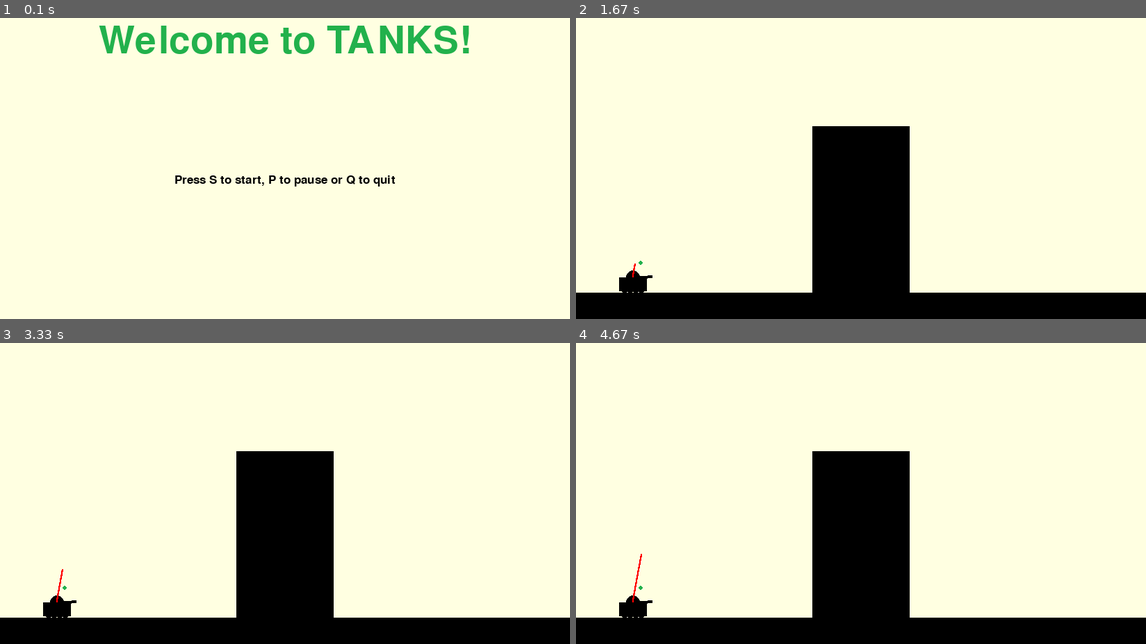
Above: before the commit, frames 1-4 (two rows, left to right).
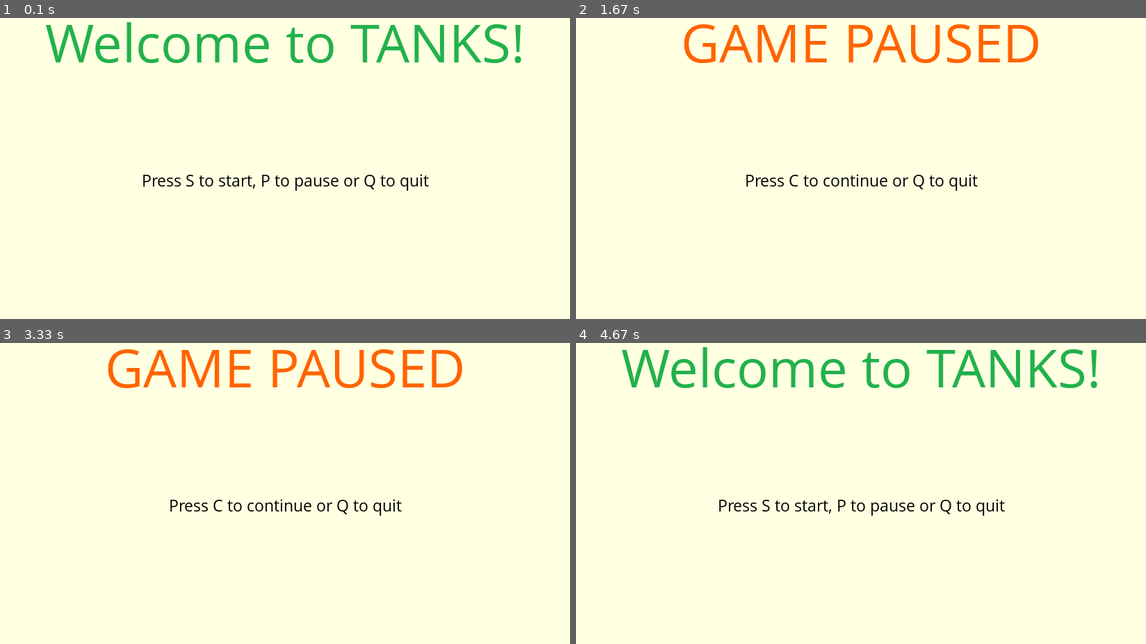
Above: after the commit, the same moments.

Repository: Zappp/PJPII
Game: pygame game, started from Pygame game/Game.py
Same seed, same stepped clock (60 frames per second), same inputs: the game is played once before the commit and once after it.
Inputs:
- Up to frame 1 (0.1 s): no input
- Up to frame 2 (1.67 s): tap S at 0.33 s; tap Space at 0.67 s; hold P 1-1.47 s; tap C at 1.5 s
- Up to frame 3 (3.33 s): hold Up 2.33-2.8 s; hold P 2.83-3.3 s
- Up to frame 4 (4.67 s): tap B at 3.33, 4.5 s; tap S at 3.67 s

The runs differ from the first frame. In frame 1, 5.4% of the frame differs, in the area x 8-92%, y 1-58%; in frame 2, 21%; in frame 3, 21%; in frame 4, 22%, in the area x 0-100%, y 1-100%.

Commit message:
Update Game.py
turret logic succesfully upgraded

Diff:
--- a/Pygame game/Game.py
+++ b/Pygame game/Game.py
@@ -1,5 +1,6 @@
 import pygame
 import math
+import random
 
 pygame.init()
 
@@ -17,17 +18,19 @@
 red = (255, 0, 0)
 green = (34, 177, 76)
 orange = (255, 100, 0)
+rand_colour = (random.randrange(0,256), random.randrange(0,256), random.randrange(0,256))
 
 # font types
-smallfont = pygame.font.SysFont("comicsansm", 25)
-medfont = pygame.font.SysFont("comicsansm", 50)
-largefont = pygame.font.SysFont("comicsansm", 80)
+smallfont = pygame.font.SysFont("comicsansms", 25)
+medfont = pygame.font.SysFont("comicsansms", 50)
+largefont = pygame.font.SysFont("comicsansms", 80)
 
 # tank data
 tank_hight = 20
 tank_width = 40
 wheel_radius = 4
 turret_width = 4
+
 
 # obstacles
 wall_thickness = 140
@@ -79,40 +82,39 @@
                     quit()
 
 
-def tank(x, y, TurrPos):
-    possibleTurrets = [(x + 27, y - 2),
-                       (x + 26, y - 5),
-                       (x + 25, y - 8),
-                       (x + 23, y - 12),
-                       (x + 20, y - 14),
-                       (x + 18, y - 15),
-                       (x + 15, y - 17),
-                       (x + 13, y - 19),
-                       (x + 11, y - 21)
-                       ]
-
-    pygame.draw.circle(gameDisplay, black, (x, y), int(tank_hight / 2))
-    pygame.draw.rect(gameDisplay, black, (int(x - (tank_width / 2)), y, tank_width, tank_hight))
-    pygame.draw.line(gameDisplay, black, (x, y), possibleTurrets[TurrPos], turret_width)
+def tank(x, y):
+    pygame.draw.circle(gameDisplay, rand_colour, (x, y), int(tank_hight / 2))
+    pygame.draw.rect(gameDisplay, rand_colour, (int(x - (tank_width / 2)), y, tank_width, tank_hight))
     for i in range(1, int(tank_width / (2 * wheel_radius))):
-        pygame.draw.circle(gameDisplay, black, (int((x - (tank_width / 2)) + 2 * wheel_radius * i), y + tank_hight),
+        pygame.draw.circle(gameDisplay, rand_colour, (int((x - (tank_width / 2)) + 2 * wheel_radius * i), y + tank_hight),
                            wheel_radius)
 
-    pygame.draw.circle(gameDisplay, green, possibleTurrets[8], 3)
     pygame.display.update()
 
 
-def fire(posTurr_x, posTurr_y):
-    x0 = posTurr_x
-    y0 = posTurr_y
+def turret_position(x, y, beta):
+    alfa = (beta / 180) * math.pi
+    L = 25
+    Lx = L * math.cos(alfa)
+    Ly = L * math.sin(alfa)
+    x1 = Lx + x
+    y1 = y - Ly
+
+    pygame.draw.line(gameDisplay, black, (x, y), (x1, y1), 5)
+    pygame.display.update()
+
+    return x1, y1, beta
+
+
+def fire(x, y, z):
+    x1, y1, beta = turret_position(x, y, z)
     t = 0
 
-    beta = 80
     alfa = (beta / 180) * math.pi
-    V = 30
+    V = 40
     Vx = V * math.cos(alfa)
     Vy = V * math.sin(alfa)
-    a = 1
+    a = 2
 
     fireShot = True
 
@@ -121,16 +123,24 @@
             if event.type == pygame.QUIT:
                 pygame.quit()
                 quit()
+            if event.type == pygame.KEYDOWN:
+                if event.key == pygame.K_p:
+                    pause()
+                    pygame.time.delay(1000)
+
+                elif event.key == pygame.K_q:
+                    pygame.quit()
+                    quit()
 
         t += (1 / 100)
-        x = int(x0 + Vx * t)
-        y = int(y0 - Vy * t + ((a * (t ** 2)) / 2))
-        pygame.draw.circle(gameDisplay, red, (x, y), 1)
+        x2 = int(x1 + Vx * t)
+        y2 = int(y1 - Vy * t + ((a * (t ** 2)) / 2))
+        pygame.draw.circle(gameDisplay, red, (x2, y2), 4)
         pygame.display.update()
-        if x > int(display_width*1.1):
+        if x2 > display_width or x2 < 0:
             fireShot = False
-        elif y > int(y0 + tank_hight + (wheel_radius / 2)):
-            pygame.time.delay(1000)
+        if y2 > int(y + tank_hight + (wheel_radius / 2)):
+            pygame.time.delay(0)
             fireShot = False
 
 
@@ -168,7 +178,7 @@
     tank_x = int(display_width * 0.1)
     tank_y = int(display_height * 0.9)
     tank_move = 0
-    TurrPos = 0
+    TurrPos = 60
     currTurrPos = 0
 
     gameExit = False
@@ -192,17 +202,16 @@
                     tank_move = 5
 
                 elif event.key == pygame.K_UP:
-                    currTurrPos = 1
+                    currTurrPos = 10
 
                 elif event.key == pygame.K_DOWN:
-                    currTurrPos = -1
+                    currTurrPos = -10
 
                 elif event.key == pygame.K_p:
                     pause()
 
                 elif event.key == pygame.K_SPACE:
-                    fire(tank_x, tank_y)
-
+                    fire(tank_x, tank_y, TurrPos)
             elif event.type == pygame.KEYUP:
 
                 if event.key == pygame.K_LEFT or event.key == pygame.K_RIGHT:
@@ -216,8 +225,8 @@
         tank_x += tank_move
         TurrPos += currTurrPos
 
-        if TurrPos >= 8:
-            TurrPos = 8
+        if TurrPos >= 180:
+            TurrPos = 180
         elif TurrPos <= 0:
             TurrPos = 0
         if tank_x >= int(display_width / 2 - wall_thickness / 2 - tank_width / 2):
@@ -225,8 +234,8 @@
         elif tank_x <= int(0 + (tank_width / 2)):
             tank_x = int(0 + (tank_width / 2))
 
-        tank(tank_x, tank_y, TurrPos)
-
+        tank(tank_x, tank_y)
+        turret_position(tank_x, tank_y, TurrPos)
         pygame.display.update()
         clock.tick(30)
 
